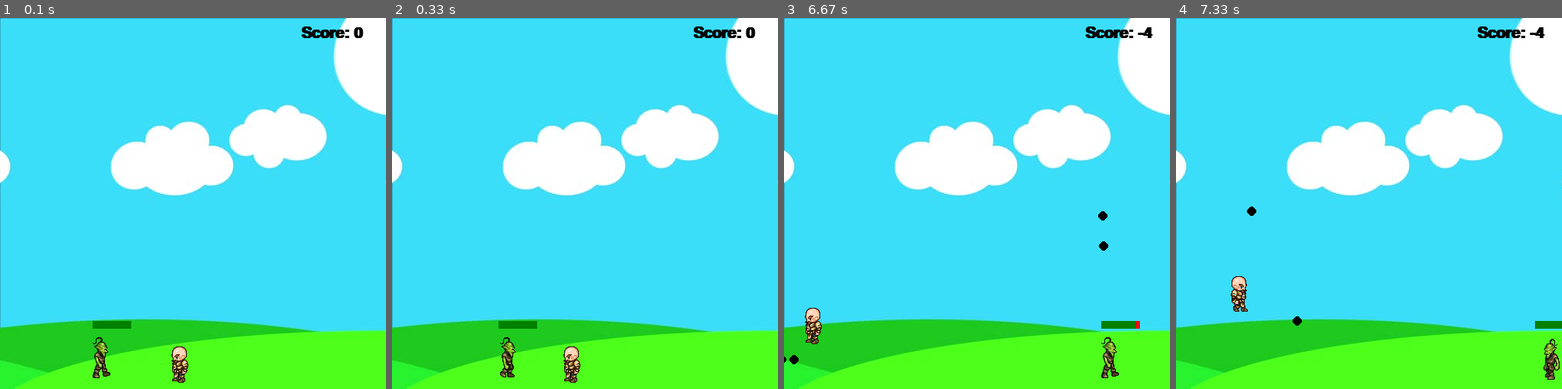
Above: before the commit, frames 1-4 (left to right).
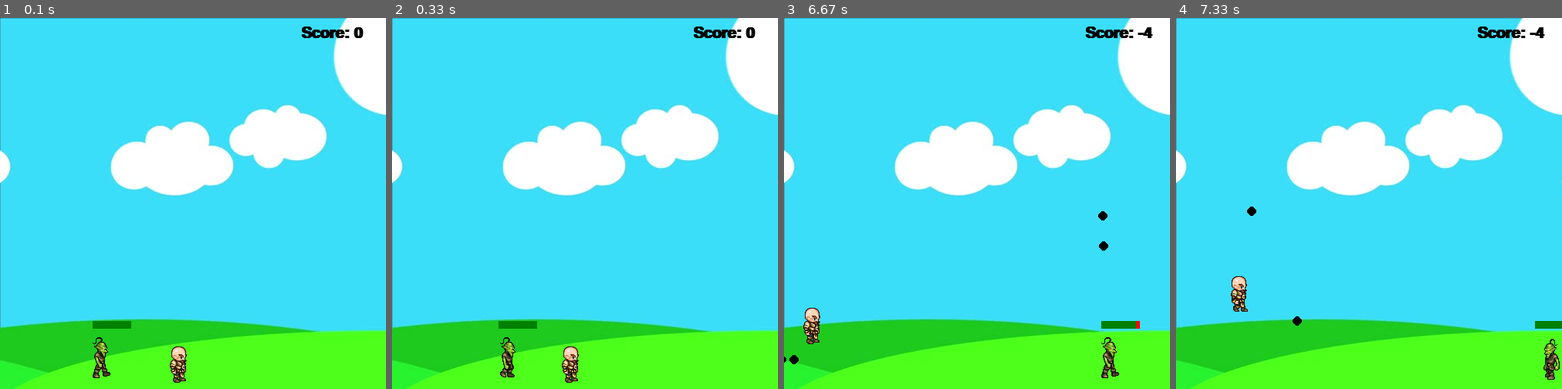
Above: after the commit, the same moments.

Repository: techwithtim/Pygame-Tutorials
Game: pygame game, started from Game/Tutorial #9.py
Two runs of this game, one before a commit and one after it. Both use one fixed random seed, a clock stepped at 60 frames per second and the inputs below.
Inputs:
- Up to frame 1 (0.1 s): no input
- Up to frame 2 (0.33 s): no input
- Up to frame 3 (6.67 s): hold Right 0.33-0.8 s; hold Up 0.83-1.13 s; tap Space at 0.9, 1.23, 1.53, 1.73, 2.03, 4.8, 5.13, 5.63, 5.93, 6.2, 6.5, 6.63 s; hold Right 1.17-1.63 s; hold Left 1.67-2.2 s; hold Up 4.73-5.03 s; hold Right 5.07-5.53 s; hold Left 5.57-6.1 s; hold Left 6.13-6.53 s; hold Up from 6.57 s (still down)
- Up to frame 4 (7.33 s): release Up at 6.93 s; hold Right from 6.97 s (still down); tap Space at 7.03 s

The runs differ from the first frame. In frame 1, 0.3% of the frame differs, in the area x 44-49%, y 88-99%; in frame 2, 0.3%; in frame 3, 0.3%; in frame 4, nothing differs.

Commit message:
Removed extra var
removed self.right and used "not self.left" instead of it.

Diff:
--- a/Game/Tutorial #9.py
+++ b/Game/Tutorial #9.py
@@ -7,8 +7,8 @@
 
 walkRight = [pygame.image.load('R1.png'), pygame.image.load('R2.png'), pygame.image.load('R3.png'), pygame.image.load('R4.png'), pygame.image.load('R5.png'), pygame.image.load('R6.png'), pygame.image.load('R7.png'), pygame.image.load('R8.png'), pygame.image.load('R9.png')]
 walkLeft = [pygame.image.load('L1.png'), pygame.image.load('L2.png'), pygame.image.load('L3.png'), pygame.image.load('L4.png'), pygame.image.load('L5.png'), pygame.image.load('L6.png'), pygame.image.load('L7.png'), pygame.image.load('L8.png'), pygame.image.load('L9.png')]
-bg = pygame.image.load('bg.jpg')
-char = pygame.image.load('standing.png')
+bg = pygame.image.load('bg.jpg').convert()
+char = pygame.image.load('standing.png').convert()
 
 clock = pygame.time.Clock()
 
@@ -29,7 +29,7 @@
         self.vel = 5
         self.isJump = False
         self.left = False
-        self.right = False
+        #self.right = False # using !left instead of right
         self.walkCount = 0
         self.jumpCount = 10
         self.standing = True
@@ -43,11 +43,11 @@
             if self.left:
                 win.blit(walkLeft[self.walkCount//3], (self.x,self.y))
                 self.walkCount += 1
-            elif self.right:
+            elif not self.left:
                 win.blit(walkRight[self.walkCount//3], (self.x,self.y))
                 self.walkCount +=1
         else:
-            if self.right:
+            if not self.left:
                 win.blit(walkRight[0], (self.x, self.y))
             else:
                 win.blit(walkLeft[0], (self.x, self.y))
@@ -210,11 +210,9 @@
     if keys[pygame.K_LEFT] and man.x > man.vel:
         man.x -= man.vel
         man.left = True
-        man.right = False
         man.standing = False
     elif keys[pygame.K_RIGHT] and man.x < 500 - man.width - man.vel:
         man.x += man.vel
-        man.right = True
         man.left = False
         man.standing = False
     else:
@@ -224,7 +222,6 @@
     if not(man.isJump):
         if keys[pygame.K_UP]:
             man.isJump = True
-            man.right = False
             man.left = False
             man.walkCount = 0
     else:
